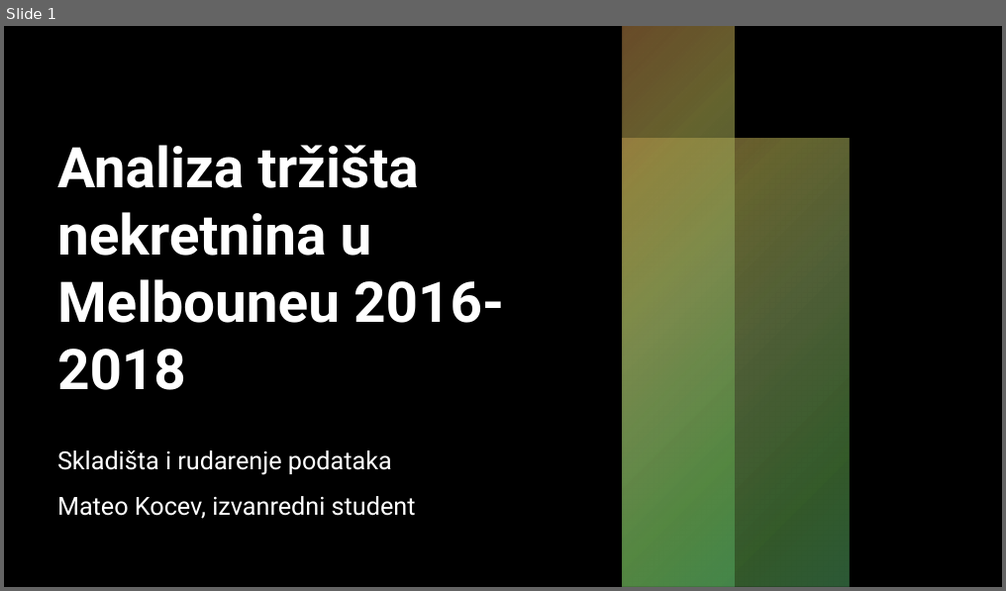
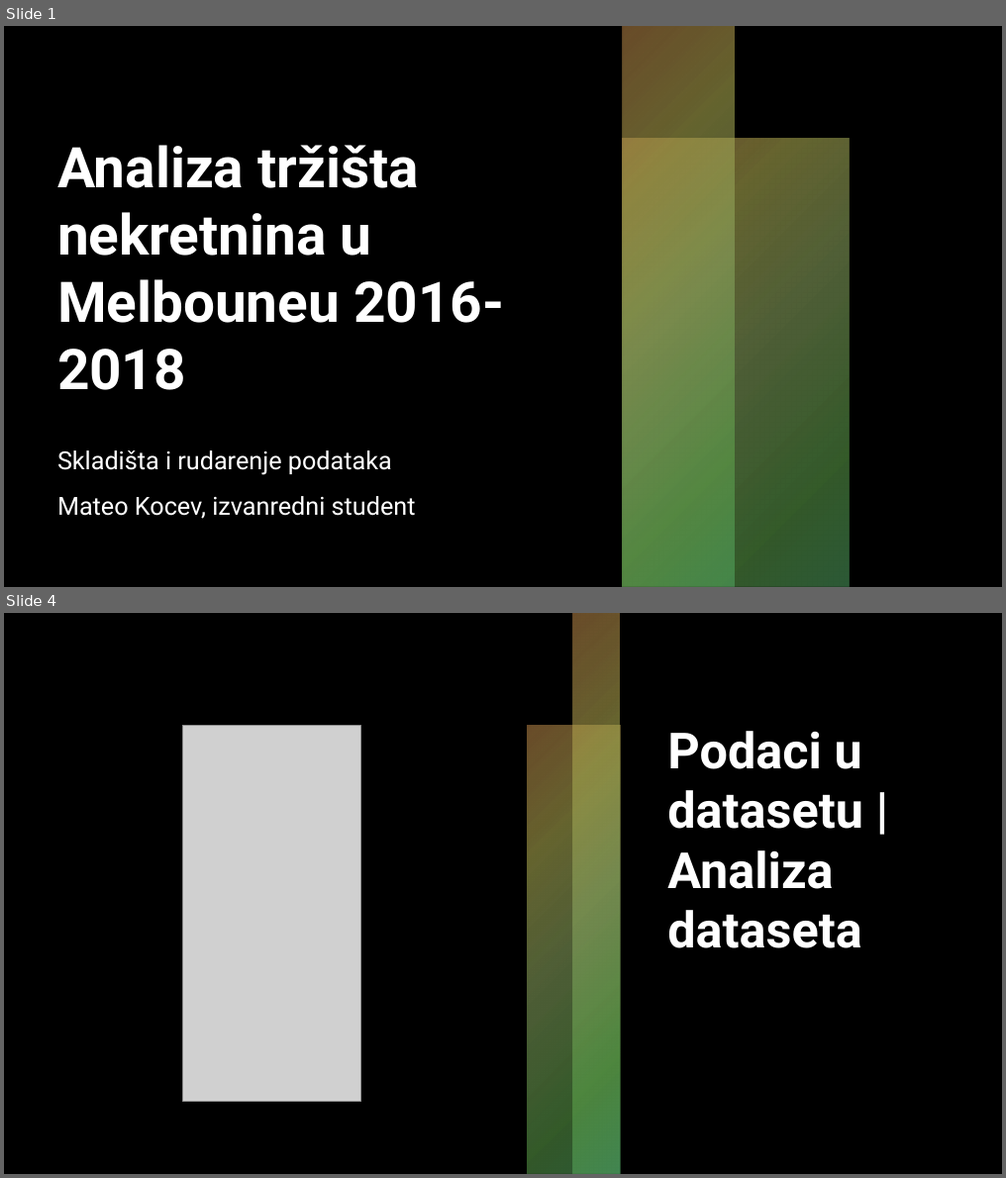
Before and after one commit to mateokocev/sirp, a slide deck: Analiza tržišta nekretnina u Melbouneu 2016-2018.pptx. Shown one above the other, each under a label of ours: slide 1 before the commit, slides 1 and 4 after it; the slides between them are not shown. The pictures are 1006x591 and 1006x1178 pixels, drawn with LibreOffice and Linux fonts; fonts in the diff are those of the drawing; grey boxes stand for pictures; background and template pictures are left out. Boxes give left, top, right and bottom in pixels: in the first picture for what was removed or moved away, otherwise in the second. Text is boxed around its words. In the diff, an @@ line names an element or a change of style, - is before the commit and + after.

```diff
--- a/Analiza tržišta nekretnina u Melbouneu 2016-2018.pptx
+++ b/Analiza tržišta nekretnina u Melbouneu 2016-2018.pptx
@@ slide 4 added at (4, 613, 1002, 1174), background #000000 @@
@@ rectangle added at (4, 613, 51, 1174), fill gradient #D19651 to #A9A64F to #90AB63 to #66B253 to #58B46B @@
@@ rectangle added at (4, 613, 116, 1174), fill gradient #D19651 to #A9A64F to #90AB63 to #66B253 to #58B46B @@
@@ rectangle added at (4, 613, 1002, 1174), fill #000000 @@
@@ rectangle added at (573, 613, 620, 1174), fill gradient #D19651 to #A9A64F to #90AB63 to #66B253 to #58B46B @@
@@ rectangle added at (4, 660, 97, 1174), fill gradient #D19651 to #A9A64F to #90AB63 to #66B253 to #58B46B @@
@@ rectangle added at (4, 725, 231, 1174), fill gradient #D19651 to #A9A64F to #90AB63 to #66B253 to #58B46B @@
@@ picture added at (182, 725, 360, 1101) @@
@@ rectangle added at (528, 725, 620, 1174), fill gradient #D19651 to #A9A64F to #90AB63 to #66B253 to #58B46B @@
@@ title added at (667, 731, 863, 949), 48 pt, text #FFFFFF, bold @@
+Podaci u datasetu | Analiza dataseta
```
Also in this commit, not shown: 2 slides changed, 37 other slides added, 2 other files.
